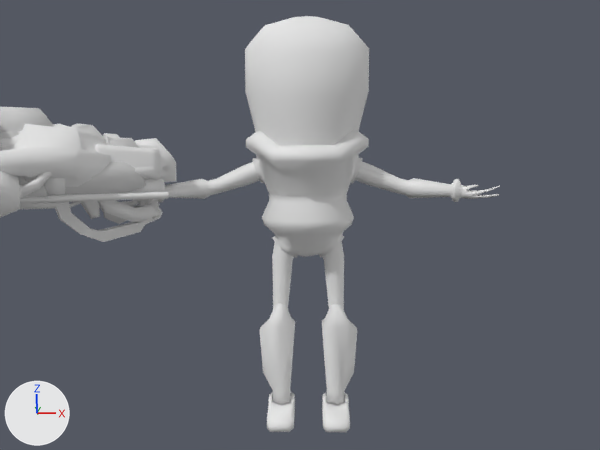
What one commit did to the Blender file Tools/Models/Players/martian.blend.
Both versions are drawn from the file's camera 'Camera'. The lights are fixed; the arrows at lower left show +X, +Y and +Z.

Script lines for the objects in view, before the commit:
```python
me_blaster = bpy.data.meshes.new('blaster')
me_blaster.from_pydata(...)  # 476 vertices, 492 faces; spans x -12.0..-5.8, y -33.6..-10.7, z 0.6..16.4
me_blaster.polygons.foreach_set('use_smooth', [True] * 492)
me_blaster.materials.append(mat_none_skin_jpg_001)  # its picture is missing
me_martian_md2__null_001 = bpy.data.meshes.new('martian.md2_(null.001')
me_martian_md2__null_001.from_pydata(...)  # 61 vertices, 60 faces; spans x -294.0..-92.0, y -10.0..191.0, z -43.0..165.0
me_martian_md2__null_001.polygons.foreach_set('use_smooth', [True] * 60)
me_martian_md2__null_001.materials.append(mat_null__001)  # its picture is missing
me_smartgun = bpy.data.meshes.new('smartgun')
me_smartgun.from_pydata(...)  # 408 vertices, 385 faces; spans x -10.48..2.55, y 1.12..6.04, z -4.9..1.05
me_smartgun.polygons.foreach_set('use_smooth', [True] * 385)
me_smartgun.materials.append(mat_none_skin_jpg)  # its picture is missing
ob_blaster = bpy.data.objects.new('blaster', me_blaster)
ob_blaster.location = (-7.8, 4.8, 13.3)
ob_blaster.rotation_euler = (-0.0416, 0.0549, -1.167)  # degrees (-2.4, 3.1, -67)
ob_blaster.scale = (0.994, 0.994, 0.994)
ob_helmet = bpy.data.objects.new('Helmet', me_martian_md2__null_001)
ob_helmet.location = (18.4, 5.3, 33.2)
ob_helmet.scale = (0.0953, 0.0953, 0.0953)
ob_smartgun = bpy.data.objects.new('smartgun', me_smartgun)
ob_smartgun.location = (-22.3, -2.3, 29.7)
ob_smartgun.rotation_euler = (0.00133, 0.0514, 0.559)  # degrees (0.1, 2.9, 32)
ob_smartgun.scale = (2.43, 2.43, 2.43)
# also in view: 'beamgun' at (-40.8, -1.5, 24.3); 'grapple' at (-36.6, 0.4, 25.5); 'newrocketlauncher.001' at (-37.1, -0.2, 24.7); 'vaporizer' at (-39.4, -1.9, 26.1); 'flamethrower' at (-38.5, -0.6, 25.7)
```
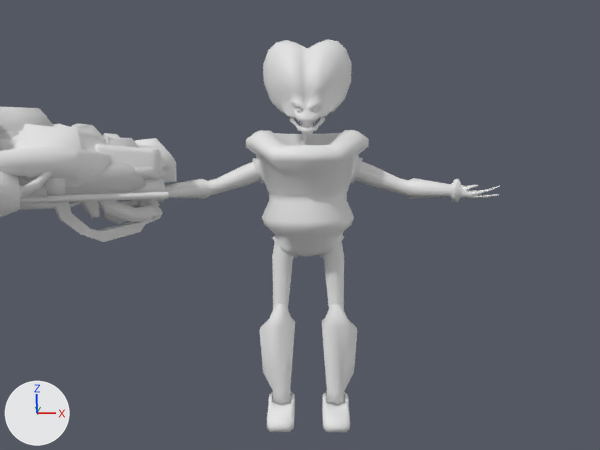
Diff of the bpy script that builds the scene:
```diff
--- a/Tools/Models/Players/martian.blend.py
+++ b/Tools/Models/Players/martian.blend.py
@@ ob_helmet @@
 ob_helmet.scale = (0.0953, 0.0953, 0.0953)
+ob_helmet.hide_viewport = True
```

Where the change shows, as pixel boxes [x1, y1, x2, y2] in the pictures (600 x 450 px):
'Helmet', hidden: before [245, 16, 369, 146]
